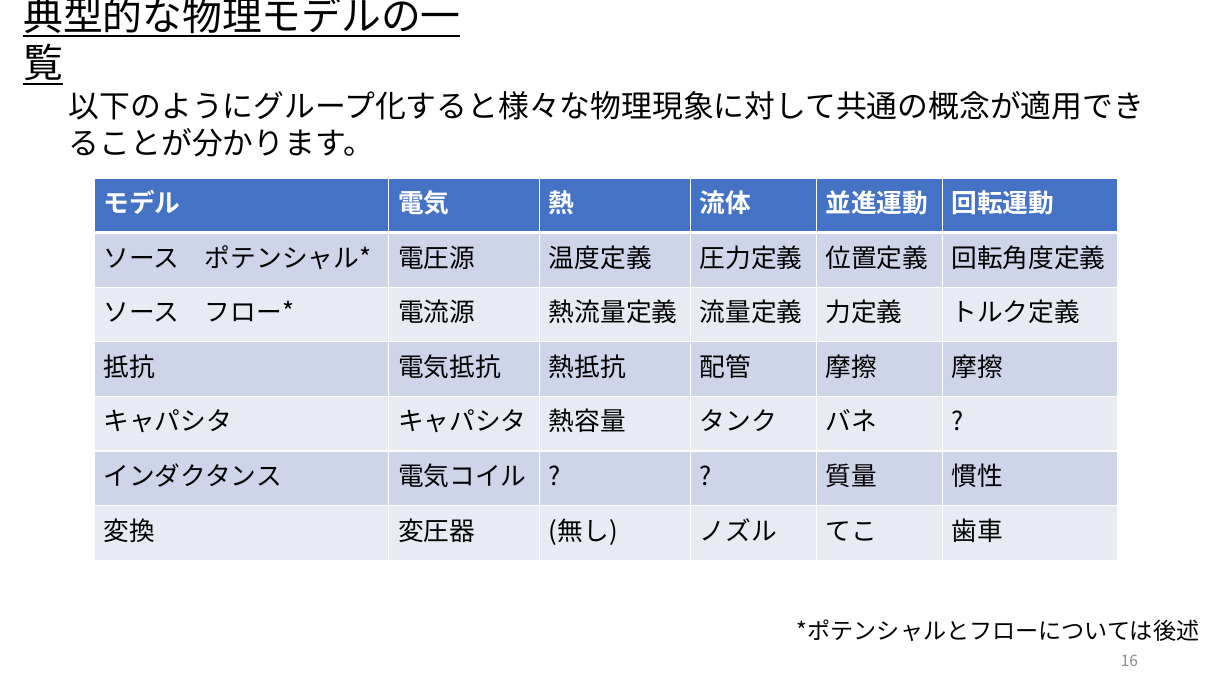
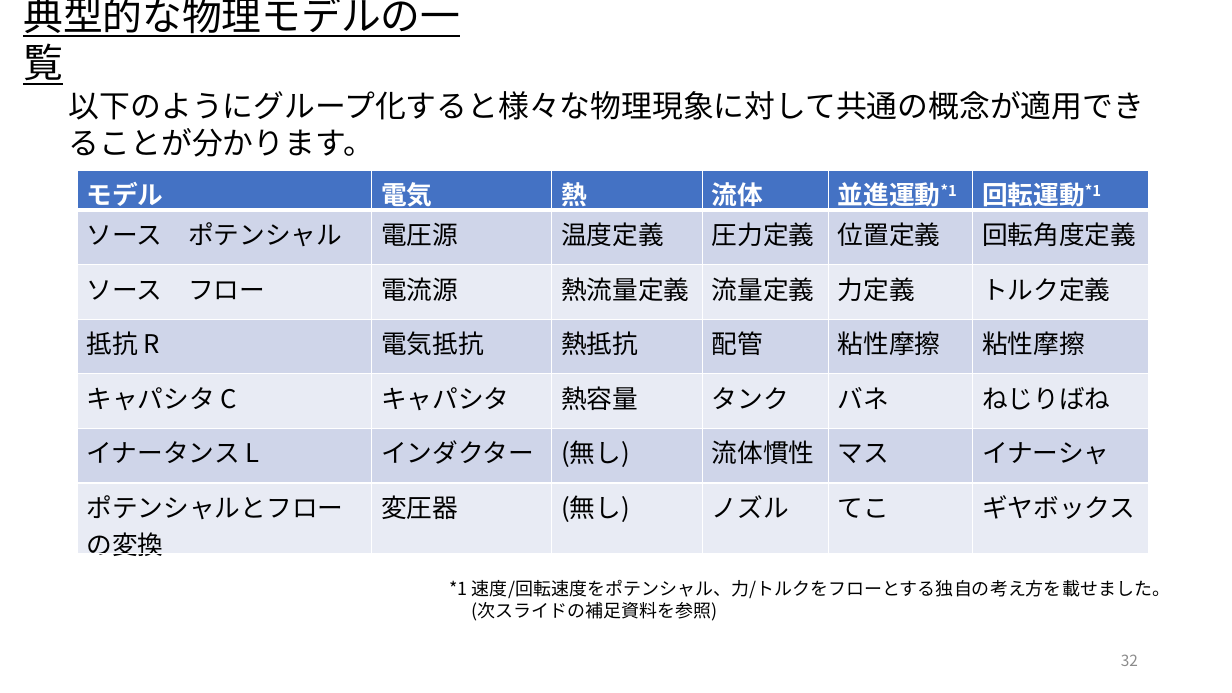
Before and after one commit to UedaShigenori/OpenModelica_Tutorials_Ja, a slide deck: slide 32 of Dev/7_PhysicsDomainModel/OpenModelica_Tutorials_7_PlantModel.pptx (slide 16 before the commit). Drawn at 1232x693 pixels with LibreOffice and Linux fonts; fonts in the diff are those of the drawing. Boxes give left, top, right and bottom in pixels: in the first picture for what was removed or moved away, otherwise in the second. Text is boxed around its words. In the diff, an @@ line names an element or a change of style, - is before the commit and + after.

Commit message:
プラントモデル資料作成

```diff
--- a/Dev/7_PhysicsDomainModel/OpenModelica_Tutorials_7_PlantModel.pptx
+++ b/Dev/7_PhysicsDomainModel/OpenModelica_Tutorials_7_PlantModel.pptx
@@ table at box(78, 170, 1149, 560) @@
-row 1, column 5: 並進運動
+row 1, column 5: 並進運動*1
-row 1, column 6: 回転運動
+row 1, column 6: 回転運動*1
-row 2, column 1: ソース ポテンシャル*
+row 2, column 1: ソース ポテンシャル
-row 3, column 1: ソース フロー*
+row 3, column 1: ソース フロー
-row 4: 抵抗 | 電気抵抗 | 熱抵抗 | 配管 | 摩擦 | 摩擦
+row 4: 抵抗 R | 電気抵抗 | 熱抵抗 | 配管 | 粘性摩擦 | 粘性摩擦
-row 5, column 1: キャパシタ
+row 5, column 1: キャパシタ C
-row 5, column 6: ?
+row 5, column 6: ねじりばね
-row 6: インダクタンス | 電気コイル | ? | ? | 質量 | 慣性
+row 6: イナータンス L | インダクター | (無し) | 流体慣性 | マス | イナーシャ
-row 7, column 1: 変換
+row 7, column 1: ポテンシャルとフローの変換
-row 7, column 6: 歯車
+row 7, column 6: ギヤボックス
@@ table: place and size @@
-table at box(94, 178, 1117, 560)
+table at box(78, 170, 1149, 560)
@@ text added at box(450, 579, 1170, 621), 14 pt, text #000000 @@
+*1 速度/回転速度をポテンシャル、力/トルクをフローとする独自の考え方を載せました。
+(次スライドの補足資料を参照)
@@ text removed at box(797, 619, 1199, 641) @@
-*ポテンシャルとフローについては後述
@@ page number at box(1121, 654, 1138, 666): text changed @@
-16
+32
```
Also in this commit, not shown: 28 other slides changed, 4 slides added, 4 slides removed, 3 other files.
